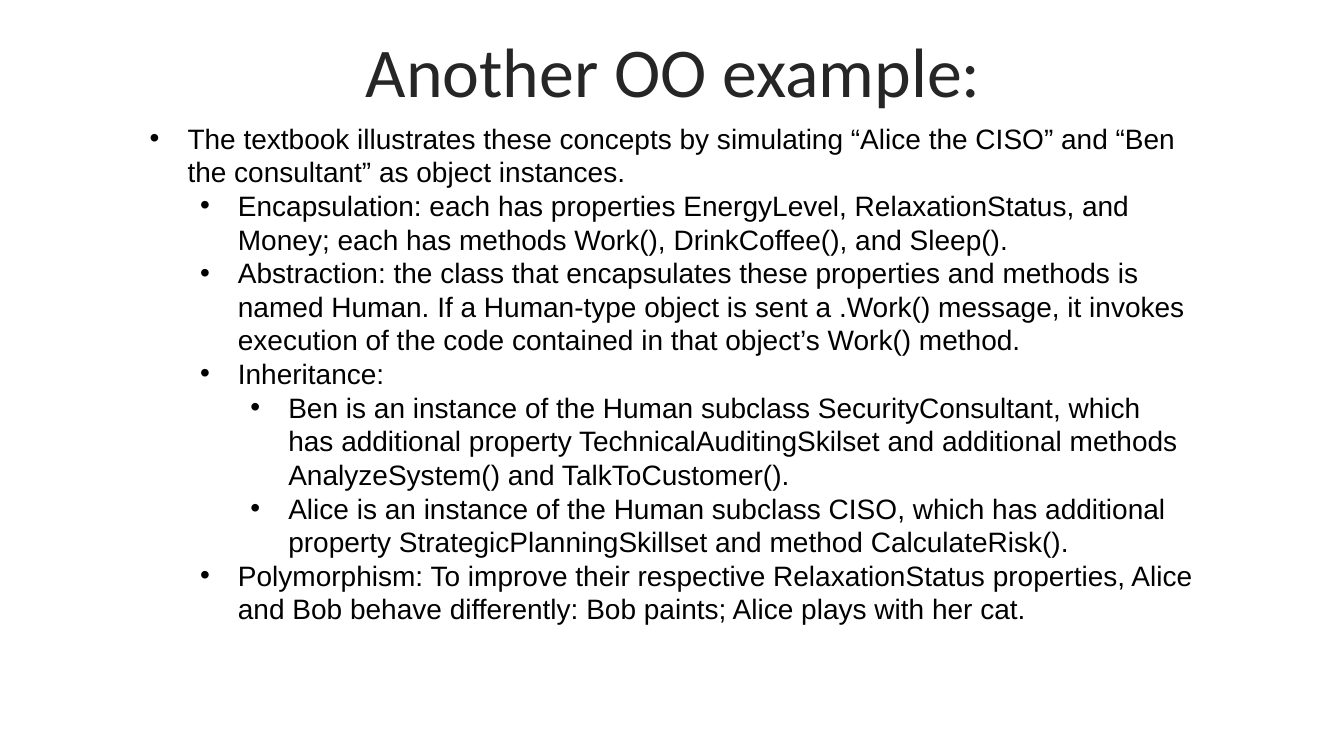
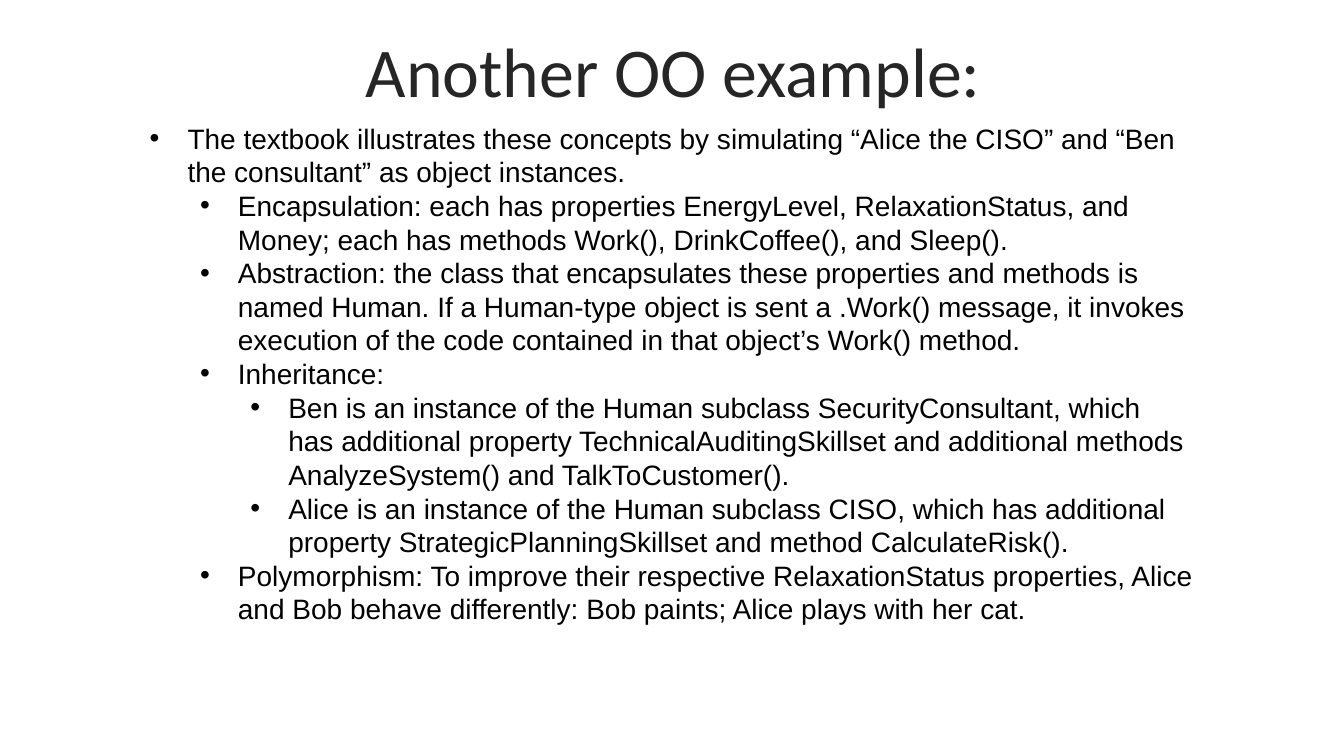
Before and after one commit to byui-cyber360/content, a slide deck: slide 6 of CYBER360-1.5-OO-Principles.pptx. Drawn at 1344x756 pixels with LibreOffice and Linux fonts; fonts in the diff are those of the drawing. Boxes give left, top, right and bottom in pixels: in the first picture for what was removed or moved away, otherwise in the second. Text is boxed around its words. In the diff, an @@ line names an element or a change of style, - is before the commit and + after.

```diff
--- a/CYBER360-1.5-OO-Principles.pptx
+++ b/CYBER360-1.5-OO-Principles.pptx
@@ text at [288, 397, 1183, 490]: text changed @@
-    • Ben is an instance of the Human subclass SecurityConsultant, which has additional property TechnicalAuditingSkilset and additional methods AnalyzeSystem() and TalkToCustomer().
+    • Ben is an instance of the Human subclass SecurityConsultant, which has additional property TechnicalAuditingSkillset and additional methods AnalyzeSystem() and TalkToCustomer().
```
Also in this commit, not shown: 6 other slides changed, 13 other files.
